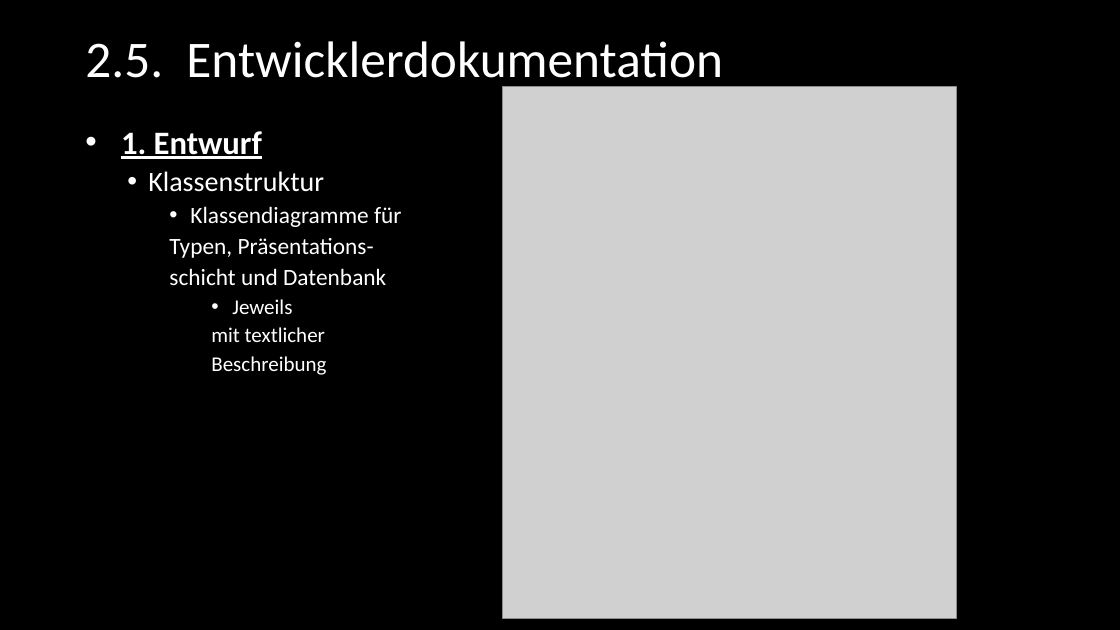
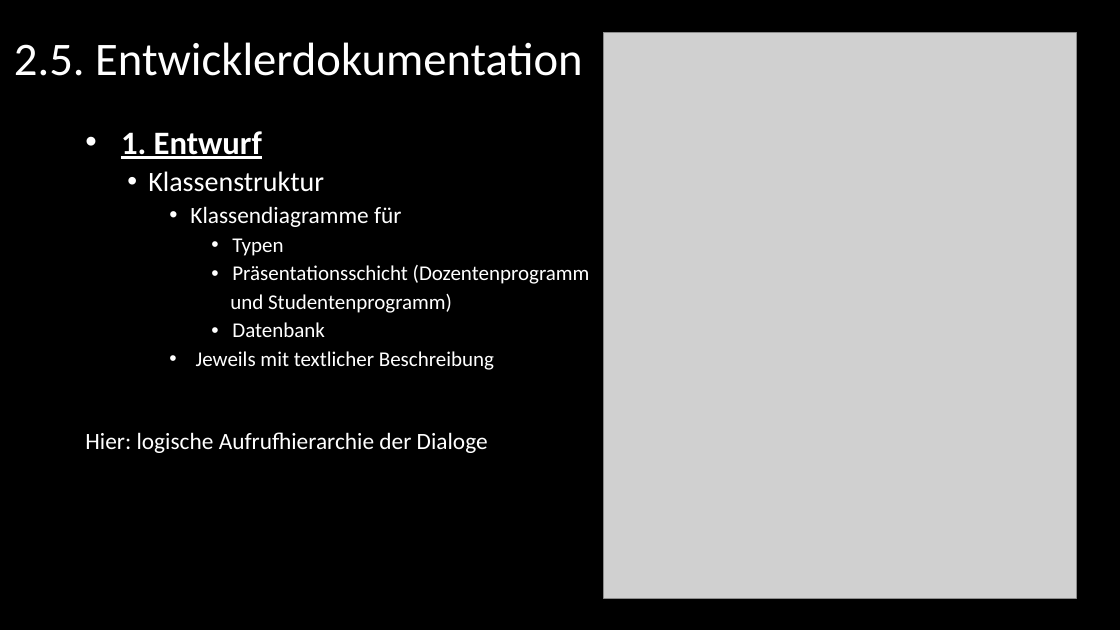
Before and after one commit to SE-Beleggruppe/Beleg_Planung, a slide deck: slide 14 of Präsentation/Felix - Dokumentation/SE_Dokumentation.pptx (slide 18 before the commit). Drawn at 1120x630 pixels with LibreOffice and Linux fonts; fonts in the diff are those of the drawing; grey boxes stand for pictures. Boxes give left, top, right and bottom in pixels: in the first picture for what was removed or moved away, otherwise in the second. Text is boxed around its words. In the diff, an @@ line names an element or a change of style, - is before the commit and + after.

```diff
--- a/Präsentation/Felix - Dokumentation/SE_Dokumentation.pptx
+++ b/Präsentation/Felix - Dokumentation/SE_Dokumentation.pptx
@@ title "2.5. Entwicklerdokumentation": place and size @@
-title "2.5. Entwicklerdokumentation" at <box>85,41,723,90</box>
+title "2.5. Entwicklerdokumentation" at <box>14,42,582,76</box>
@@ title "2.5. Entwicklerdokumentation" at <box>14,42,582,76</box>: size 44 to 40 pt @@
@@ picture: place and size @@
-picture at <box>502,87,957,618</box>
+picture at <box>604,33,1076,598</box>
@@ text at <box>85,238,590,453</box>: text changed; size 20 to 18 pt @@
-    Typen, Präsentations-
-    schicht und Datenbank
-      • Jeweils
-      mit textlicher
-      Beschreibung
+      • Typen
+      • Präsentationsschicht (Dozentenprogramm
+      und Studentenprogramm)
+      • Datenbank
+          • Jeweils mit textlicher Beschreibung
+Hier: logische Aufrufhierarchie der Dialoge
```
Also in this commit, not shown: 9 other slides changed, 4 slides removed.
